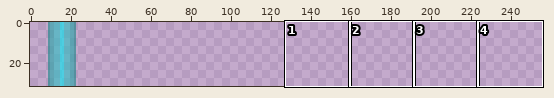
Two versions of one sprite sheet, assets/gameplay/laserV.png. Above, an overview of the earlier version with the close-up marked.
Close-up. Before the edit:
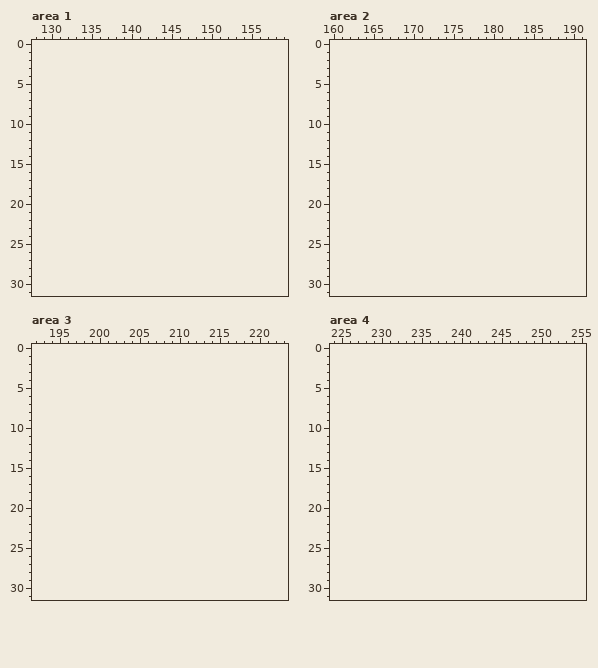
The file is 32x32 pixels. Shown: area 1: x 128..159, y 0..31; area 2: x 160..191, y 0..31; area 3: x 192..223, y 0..31; area 4: x 224..255, y 0..31. The old version is drawn lined up with the new one, on the new canvas. The commit also changed other parts of the picture, which this record leaves out.
The result:
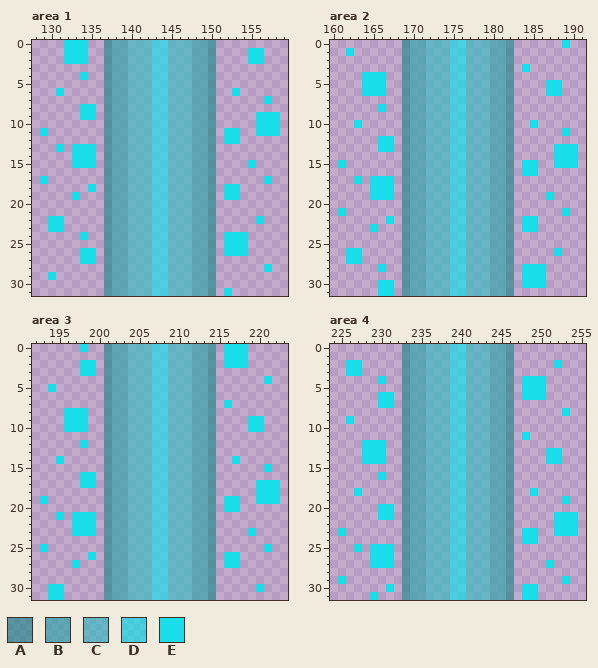
Palette (. is transparent): A #2c8a90b3  B #37a4abb3  C #3fbac2b3  D #1addeab3  E #1addea
The exact change:
canvas 32x32 -> 256x32
Changed rows in their new state; - is an unchanged pixel.
Area 1:
first column x 129:
 0 ---EEE--ABBCCCDDCCCBBA--------
 1 ---EEE--ABBCCCDDCCCBBA----EE--
 2 ---EEE--ABBCCCDDCCCBBA----EE--
 3 --------ABBCCCDDCCCBBA--------
 4 -----E--ABBCCCDDCCCBBA--------
 5 --------ABBCCCDDCCCBBA--------
 6 --E-----ABBCCCDDCCCBBA--E-----
 7 --------ABBCCCDDCCCBBA------E-
 8 -----EE-ABBCCCDDCCCBBA--------
 9 -----EE-ABBCCCDDCCCBBA-----EEE
10 --------ABBCCCDDCCCBBA-----EEE
11 E-------ABBCCCDDCCCBBA-EE--EEE
12 --------ABBCCCDDCCCBBA-EE-----
13 --E-EEE-ABBCCCDDCCCBBA--------
14 ----EEE-ABBCCCDDCCCBBA--------
15 ----EEE-ABBCCCDDCCCBBA----E---
16 --------ABBCCCDDCCCBBA--------
17 E-------ABBCCCDDCCCBBA------E-
18 ------E-ABBCCCDDCCCBBA-EE-----
19 ----E---ABBCCCDDCCCBBA-EE-----
20 --------ABBCCCDDCCCBBA--------
21 --------ABBCCCDDCCCBBA--------
22 -EE-----ABBCCCDDCCCBBA-----E--
23 -EE-----ABBCCCDDCCCBBA--------
24 -----E--ABBCCCDDCCCBBA-EEE----
25 --------ABBCCCDDCCCBBA-EEE----
26 -----EE-ABBCCCDDCCCBBA-EEE----
27 -----EE-ABBCCCDDCCCBBA--------
28 --------ABBCCCDDCCCBBA------E-
29 -E------ABBCCCDDCCCBBA--------
30 --------ABBCCCDDCCCBBA--------
31 --------ABBCCCDDCCCBBA-E------
Area 2:
first column x 161:
 0 --------ABBCCCDDCCCBBA------E-
 1 -E------ABBCCCDDCCCBBA--------
 2 --------ABBCCCDDCCCBBA--------
 3 --------ABBCCCDDCCCBBA-E------
 4 ---EEE--ABBCCCDDCCCBBA--------
 5 ---EEE--ABBCCCDDCCCBBA----EE--
 6 ---EEE--ABBCCCDDCCCBBA----EE--
 7 --------ABBCCCDDCCCBBA--------
 8 -----E--ABBCCCDDCCCBBA--------
 9 --------ABBCCCDDCCCBBA--------
10 --E-----ABBCCCDDCCCBBA--E-----
11 --------ABBCCCDDCCCBBA------E-
12 -----EE-ABBCCCDDCCCBBA--------
13 -----EE-ABBCCCDDCCCBBA-----EEE
14 --------ABBCCCDDCCCBBA-----EEE
15 E-------ABBCCCDDCCCBBA-EE--EEE
16 --------ABBCCCDDCCCBBA-EE-----
17 --E-EEE-ABBCCCDDCCCBBA--------
18 ----EEE-ABBCCCDDCCCBBA--------
19 ----EEE-ABBCCCDDCCCBBA----E---
20 --------ABBCCCDDCCCBBA--------
21 E-------ABBCCCDDCCCBBA------E-
22 ------E-ABBCCCDDCCCBBA-EE-----
23 ----E---ABBCCCDDCCCBBA-EE-----
24 --------ABBCCCDDCCCBBA--------
25 --------ABBCCCDDCCCBBA--------
26 -EE-----ABBCCCDDCCCBBA-----E--
27 -EE-----ABBCCCDDCCCBBA--------
28 -----E--ABBCCCDDCCCBBA-EEE----
29 --------ABBCCCDDCCCBBA-EEE----
30 -----EE-ABBCCCDDCCCBBA-EEE----
31 -----EE-ABBCCCDDCCCBBA--------
Area 3:
first column x 193:
 0 -----E--ABBCCCDDCCCBBA-EEE----
 1 --------ABBCCCDDCCCBBA-EEE----
 2 -----EE-ABBCCCDDCCCBBA-EEE----
 3 -----EE-ABBCCCDDCCCBBA--------
 4 --------ABBCCCDDCCCBBA------E-
 5 -E------ABBCCCDDCCCBBA--------
 6 --------ABBCCCDDCCCBBA--------
 7 --------ABBCCCDDCCCBBA-E------
 8 ---EEE--ABBCCCDDCCCBBA--------
 9 ---EEE--ABBCCCDDCCCBBA----EE--
10 ---EEE--ABBCCCDDCCCBBA----EE--
11 --------ABBCCCDDCCCBBA--------
12 -----E--ABBCCCDDCCCBBA--------
13 --------ABBCCCDDCCCBBA--------
14 --E-----ABBCCCDDCCCBBA--E-----
15 --------ABBCCCDDCCCBBA------E-
16 -----EE-ABBCCCDDCCCBBA--------
17 -----EE-ABBCCCDDCCCBBA-----EEE
18 --------ABBCCCDDCCCBBA-----EEE
19 E-------ABBCCCDDCCCBBA-EE--EEE
20 --------ABBCCCDDCCCBBA-EE-----
21 --E-EEE-ABBCCCDDCCCBBA--------
22 ----EEE-ABBCCCDDCCCBBA--------
23 ----EEE-ABBCCCDDCCCBBA----E---
24 --------ABBCCCDDCCCBBA--------
25 E-------ABBCCCDDCCCBBA------E-
26 ------E-ABBCCCDDCCCBBA-EE-----
27 ----E---ABBCCCDDCCCBBA-EE-----
28 --------ABBCCCDDCCCBBA--------
29 --------ABBCCCDDCCCBBA--------
30 -EE-----ABBCCCDDCCCBBA-----E--
31 -EE-----ABBCCCDDCCCBBA--------
Area 4:
first column x 225:
 0 --------ABBCCCDDCCCBBA--------
 1 --------ABBCCCDDCCCBBA--------
 2 -EE-----ABBCCCDDCCCBBA-----E--
 3 -EE-----ABBCCCDDCCCBBA--------
 4 -----E--ABBCCCDDCCCBBA-EEE----
 5 --------ABBCCCDDCCCBBA-EEE----
 6 -----EE-ABBCCCDDCCCBBA-EEE----
 7 -----EE-ABBCCCDDCCCBBA--------
 8 --------ABBCCCDDCCCBBA------E-
 9 -E------ABBCCCDDCCCBBA--------
10 --------ABBCCCDDCCCBBA--------
11 --------ABBCCCDDCCCBBA-E------
12 ---EEE--ABBCCCDDCCCBBA--------
13 ---EEE--ABBCCCDDCCCBBA----EE--
14 ---EEE--ABBCCCDDCCCBBA----EE--
15 --------ABBCCCDDCCCBBA--------
16 -----E--ABBCCCDDCCCBBA--------
17 --------ABBCCCDDCCCBBA--------
18 --E-----ABBCCCDDCCCBBA--E-----
19 --------ABBCCCDDCCCBBA------E-
20 -----EE-ABBCCCDDCCCBBA--------
21 -----EE-ABBCCCDDCCCBBA-----EEE
22 --------ABBCCCDDCCCBBA-----EEE
23 E-------ABBCCCDDCCCBBA-EE--EEE
24 --------ABBCCCDDCCCBBA-EE-----
25 --E-EEE-ABBCCCDDCCCBBA--------
26 ----EEE-ABBCCCDDCCCBBA--------
27 ----EEE-ABBCCCDDCCCBBA----E---
28 --------ABBCCCDDCCCBBA--------
29 E-------ABBCCCDDCCCBBA------E-
30 ------E-ABBCCCDDCCCBBA-EE-----
31 ----E---ABBCCCDDCCCBBA-EE-----
